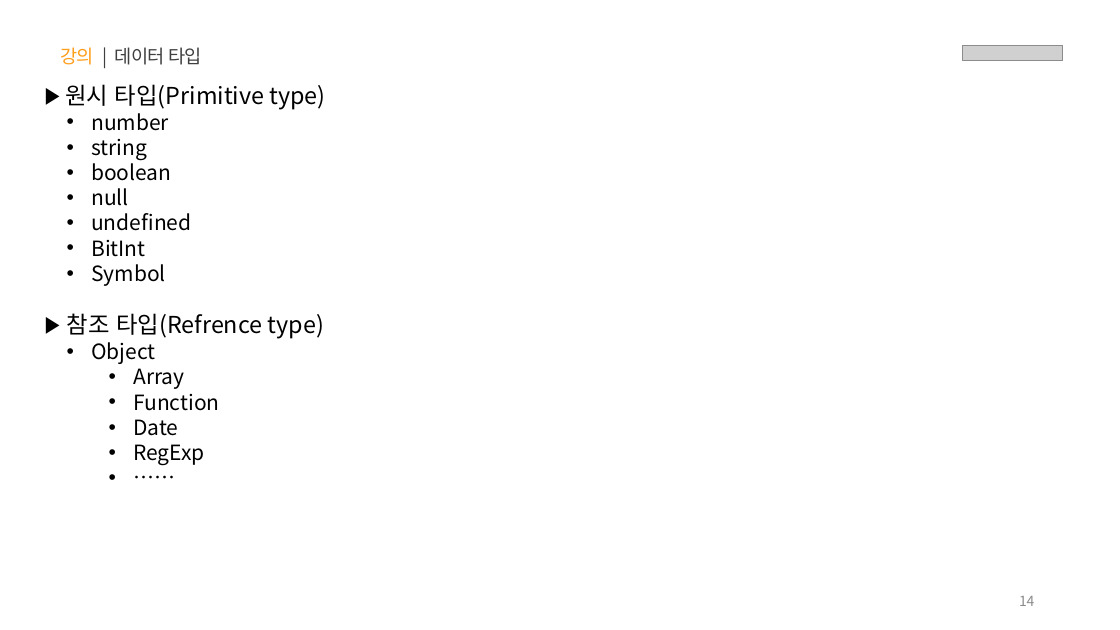
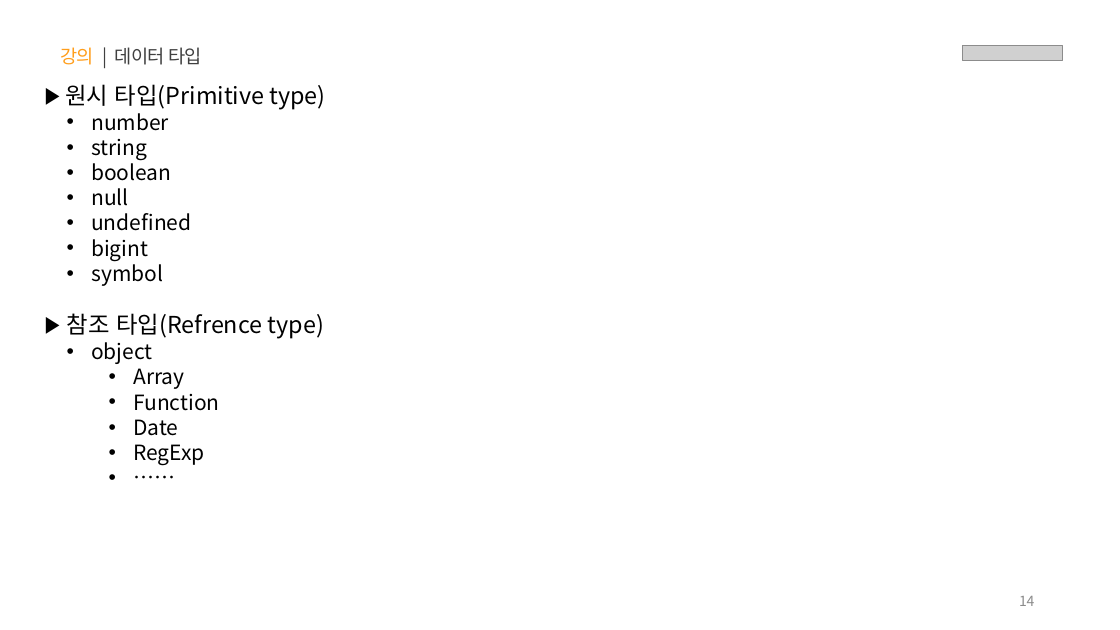
Before and after one commit to yebin-jeong/learn-js, a slide deck: slide 14 of PPT/01.자바스크립트 - 기초 문법.pptx. Drawn at 1120x630 pixels with LibreOffice and Linux fonts; fonts in the diff are those of the drawing; grey boxes stand for pictures. Boxes give left, top, right and bottom in pixels: in the first picture for what was removed or moved away, otherwise in the second. Text is boxed around its words. In the diff, an @@ line names an element or a change of style, - is before the commit and + after.

```diff
--- a/PPT/01.자바스크립트 - 기초 문법.pptx
+++ b/PPT/01.자바스크립트 - 기초 문법.pptx
@@ text at box(91, 239, 163, 286): text changed @@
-  • BitInt
-  • Symbol
+  • bigint
+  • symbol
@@ text at box(91, 342, 152, 364): text changed @@
-  • Object
+  • object
```
Also in this commit, not shown: 5 other slides changed.
